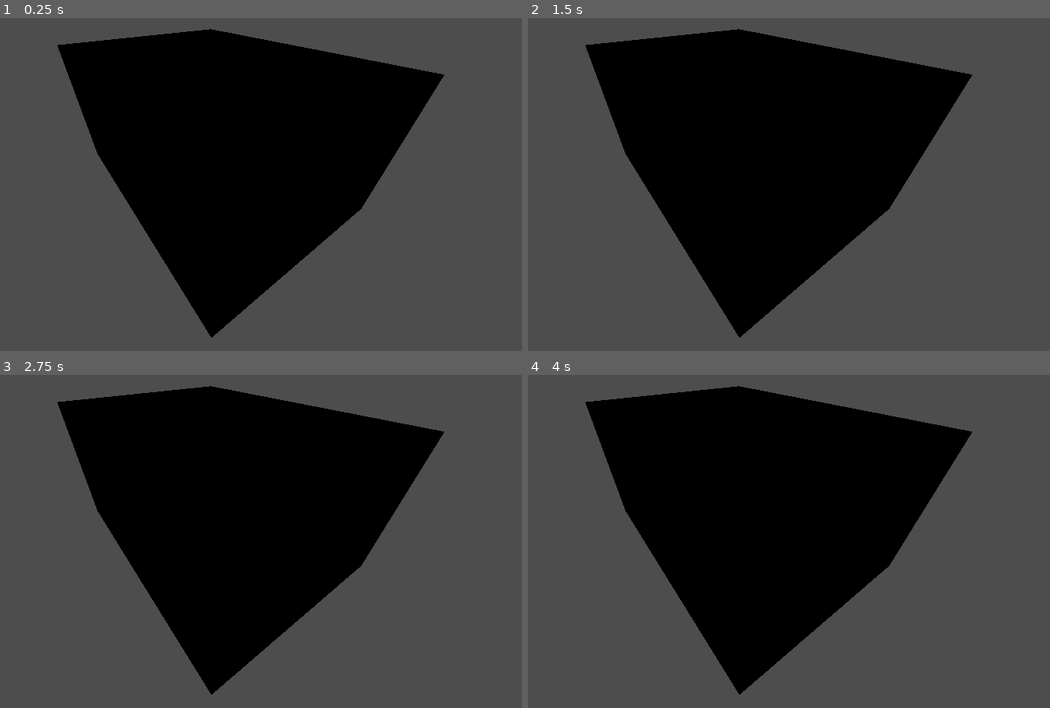
Above: before the commit, frames 1-4 (two rows, left to right).
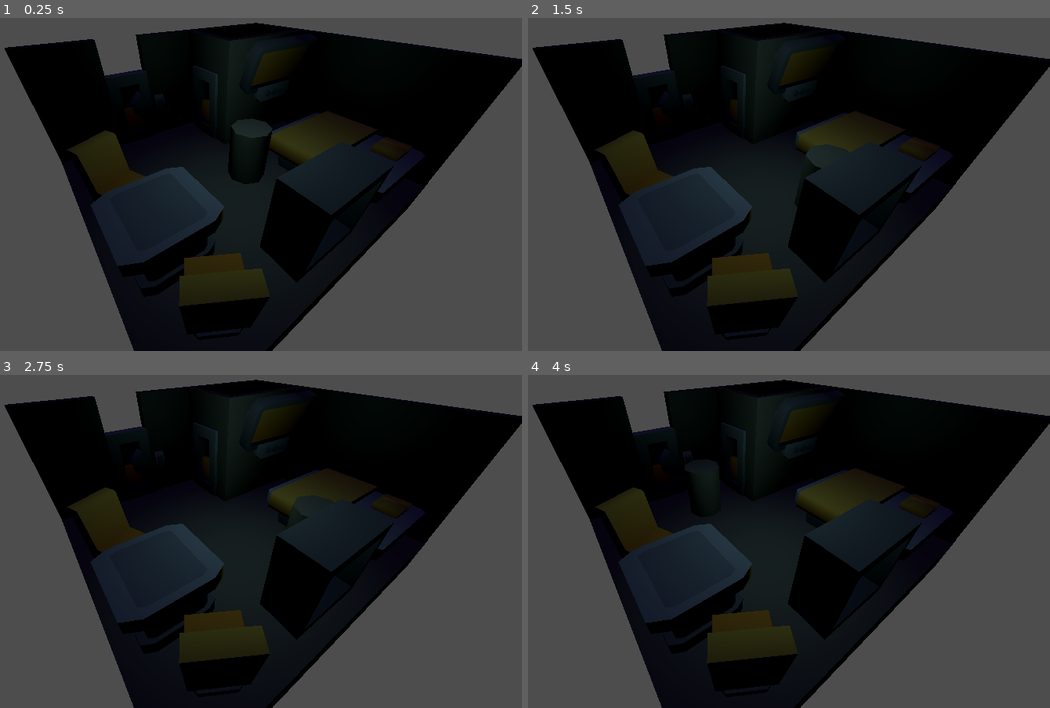
Above: after the commit, the same moments.

Repository: mr-universe-guy/CatCoder
Game: Godot game, scene res://scenes/Apartment.tscn
Same seed, same stepped clock (60 frames per second), same inputs: the game is played once before the commit and once after it. Before the commit the project has no main scene; this scene is started directly in both runs.
Inputs:
- Up to frame 1 (0.25 s): no input
- Up to frame 2 (1.5 s): tap Enter at 0.5 s; hold D (move_right, bound only after the commit) 0.53-1.28 s; tap Space at 1.25 s; hold S (move_back, bound only after the commit) from 1.28 s (still down)
- Up to frame 3 (2.75 s): release S (move_back, bound only after the commit) at 2.03 s; hold D (move_right, bound only after the commit) from 2.03 s (still down)
- Up to frame 4 (4 s): tap Enter at 2.75 s; release D (move_right, bound only after the commit) at 2.78 s; hold W (move_forward, bound only after the commit) 2.78-3.53 s; hold A (move_left, bound only after the commit) from 3.53 s (still down)

The runs differ from the first frame. In frame 1, 39% of the frame differs, in the area x 0-100%, y 1-100%; in frame 2, 39%; in frame 3, 39%; in frame 4, 39%.

Commit message:
Finished blocking in apartment scene Added camera-based character movement Updated kenney packages

Diff:
--- /dev/null
+++ b/assets/chair.tscn
@@ -0,0 +1,14 @@
+[gd_scene format=3 uid="uid://img3i1ufqoa1"]
+
+[ext_resource type="PackedScene" uid="uid://b3gwb03bisycc" path="res://assets/kenney/space_station/chair.glb" id="1_y5mtj"]
+
+[sub_resource type="BoxShape3D" id="BoxShape3D_36836"]
+size = Vector3(0.9013672, 1.6898193, 1)
+
+[node name="chair" unique_id=1727251046 instance=ExtResource("1_y5mtj")]
+
+[node name="body" type="StaticBody3D" parent="." index="0" unique_id=1806389470]
+
+[node name="shape" type="CollisionShape3D" parent="body" index="0" unique_id=1426014763]
+transform = Transform3D(1, 0, 0, 0, 1, 0, 0, 0, 1, -0.0043945313, 0.81903076, 0)
+shape = SubResource("BoxShape3D_36836")
--- /dev/null
+++ b/assets/door.tscn
@@ -0,0 +1,17 @@
+[gd_scene format=3 uid="uid://b0pfab5d6jfmy"]
+
+[ext_resource type="PackedScene" uid="uid://cnn83cqx5bhh5" path="res://assets/kenney/space_station/door-single-closed.glb" id="1_7g2qk"]
+
+[sub_resource type="BoxShape3D" id="BoxShape3D_jpx4l"]
+size = Vector3(1.1585693, 2.586914, 0.28082275)
+
+[node name="door" type="Node3D" unique_id=1688423834]
+transform = Transform3D(-4.371139e-08, 0, 1, 0, 1, 0, -1, 0, -4.371139e-08, 0, 0, 0)
+
+[node name="door-exterior" parent="." unique_id=1797586549 instance=ExtResource("1_7g2qk")]
+
+[node name="StaticBody3D" type="StaticBody3D" parent="." unique_id=175215099]
+
+[node name="CollisionShape3D" type="CollisionShape3D" parent="StaticBody3D" unique_id=939364880]
+transform = Transform3D(1, 0, 0, 0, 1, 0, 0, 0, 1, -0.014953613, 0.79345703, 0.0010681152)
+shape = SubResource("BoxShape3D_jpx4l")
--- /dev/null
+++ b/assets/wall_switch.tscn
@@ -0,0 +1,12 @@
+[gd_scene format=3 uid="uid://7ui0gtt3sefe"]
+
+[ext_resource type="PackedScene" uid="uid://bumb8mavl0b65" path="res://assets/kenney/space_station/wall-switch.glb" id="1_mkgmv"]
+
+[sub_resource type="BoxMesh" id="BoxMesh_mkgmv"]
+size = Vector3(0.15, 0.3, 0.2)
+
+[node name="wall-switch2" unique_id=337373988 instance=ExtResource("1_mkgmv")]
+
+[node name="MeshInstance3D" type="MeshInstance3D" parent="." index="1" unique_id=974426860]
+transform = Transform3D(1, 0, 0, 0, 1, 0, 0, 0, 1, 0, 0.30438924, 0)
+mesh = SubResource("BoxMesh_mkgmv")
--- a/mobs/neoetta.gd
+++ b/mobs/neoetta.gd
@@ -1,20 +1,21 @@
 extends CharacterBody3D
 
 
-const SPEED = 5.0
-const JUMP_VELOCITY = 4.5
+const SPEED := 5.0
+const JUMP_VELOCITY := 4.5
 
 
 func _physics_process(delta: float) -> void:
 	#get the active camera
-	var cam = get_viewport().get_camera_3d()
+	var cam: Camera3D = get_viewport().get_camera_3d()
 	#get camera facing
-	var cam_fwd = cam.global_transform.basis.z
-	var cam_right = cam.global_transform.basis.x
-	var fwd = cam_fwd.normalized()
+	var cam_fwd := cam.global_transform.basis.z
+	var cam_right := cam.global_transform.basis.x
+	var fwd := cam_fwd.normalized()
+	var right := cam_right.normalized()
 	#user input
 	var input_dir := Input.get_vector("move_left", "move_right", "move_forward", "move_back")
-	var direction := (transform.basis * Vector3(input_dir.x, 0, input_dir.y)).normalized()
+	var direction := (fwd * input_dir.y) + (right * input_dir.x)
 	if direction:
 		velocity.x = direction.x * SPEED
 		velocity.z = direction.z * SPEED
--- a/mobs/neoetta.tscn
+++ b/mobs/neoetta.tscn
@@ -3,13 +3,16 @@
 [ext_resource type="Script" uid="uid://b1ktbbb7owuma" path="res://mobs/neoetta.gd" id="1_hyw2a"]
 
 [sub_resource type="CapsuleShape3D" id="CapsuleShape3D_pfxeq"]
+radius = 0.4
+height = 1.4
 
 [node name="Neoetta" type="CharacterBody3D" unique_id=619864078]
 script = ExtResource("1_hyw2a")
 
 [node name="CollisionShape3D" type="CollisionShape3D" parent="." unique_id=509073303]
-transform = Transform3D(1, 0, 0, 0, 1, 0, 0, 0, 1, 0, 1, 0)
+transform = Transform3D(1, 0, 0, 0, 1, 0, 0, 0, 1, 0, 0.7, 0)
 shape = SubResource("CapsuleShape3D_pfxeq")
 
 [node name="CSGCylinder3D" type="CSGCylinder3D" parent="." unique_id=818511290]
-transform = Transform3D(1, 0, 0, 0, 1, 0, 0, 0, 1, 0, 1, 0)
+transform = Transform3D(1, 0, 0, 0, 1, 0, 0, 0, 1, 0, 0.7, 0)
+height = 1.4
--- a/project.godot
+++ b/project.godot
@@ -11,8 +11,17 @@
 [application]
 
 config/name="CatCoder"
+run/main_scene="uid://b2t5ucovmif1x"
 config/features=PackedStringArray("4.6", "Mobile")
 config/icon="res://icon.svg"
+
+[debug]
+
+gdscript/warnings/untyped_declaration=2
+gdscript/warnings/unsafe_property_access=2
+gdscript/warnings/unsafe_method_access=2
+gdscript/warnings/unsafe_cast=1
+gdscript/warnings/unsafe_call_argument=2
 
 [dotnet]
 
@@ -22,24 +31,35 @@
 
 move_forward={
 "deadzone": 0.2,
-"events": []
+"events": [Object(InputEventKey,"resource_local_to_scene":false,"resource_name":"","device":-1,"window_id":0,"alt_pressed":false,"shift_pressed":false,"ctrl_pressed":false,"meta_pressed":false,"pressed":false,"keycode":0,"physical_keycode":87,"key_label":0,"unicode":119,"location":0,"echo":false,"script":null)
+]
 }
 move_back={
 "deadzone": 0.2,
-"events": []
+"events": [Object(InputEventKey,"resource_local_to_scene":false,"resource_name":"","device":-1,"window_id":0,"alt_pressed":false,"shift_pressed":false,"ctrl_pressed":false,"meta_pressed":false,"pressed":false,"keycode":0,"physical_keycode":83,"key_label":0,"unicode":115,"location":0,"echo":false,"script":null)
+]
 }
 move_left={
 "deadzone": 0.2,
-"events": []
+"events": [Object(InputEventKey,"resource_local_to_scene":false,"resource_name":"","device":-1,"window_id":0,"alt_pressed":false,"shift_pressed":false,"ctrl_pressed":false,"meta_pressed":false,"pressed":false,"keycode":0,"physical_keycode":65,"key_label":0,"unicode":97,"location":0,"echo":false,"script":null)
+]
 }
 move_right={
 "deadzone": 0.2,
-"events": []
+"events": [Object(InputEventKey,"resource_local_to_scene":false,"resource_name":"","device":-1,"window_id":0,"alt_pressed":false,"shift_pressed":false,"ctrl_pressed":false,"meta_pressed":false,"pressed":false,"keycode":0,"physical_keycode":68,"key_label":0,"unicode":100,"location":0,"echo":false,"script":null)
+]
 }
 interact={
 "deadzone": 0.2,
-"events": []
+"events": [Object(InputEventKey,"resource_local_to_scene":false,"resource_name":"","device":-1,"window_id":0,"alt_pressed":false,"shift_pressed":false,"ctrl_pressed":false,"meta_pressed":false,"pressed":false,"keycode":0,"physical_keycode":70,"key_label":0,"unicode":102,"location":0,"echo":false,"script":null)
+]
 }
+
+[layer_names]
+
+3d_physics/layer_1="Environment"
+3d_physics/layer_2="Player"
+3d_physics/layer_3="Interact"
 
 [physics]
 
--- a/scenes/Apartment.tscn
+++ b/scenes/Apartment.tscn
@@ -1,18 +1,147 @@
 [gd_scene format=3 uid="uid://b2t5ucovmif1x"]
 
-[ext_resource type="PackedScene" uid="uid://d1t5pldkkuk46" path="res://scenes/facility/Apartment_01.gltf" id="1_pfxeq"]
 [ext_resource type="PackedScene" uid="uid://btk7uhu55a7ki" path="res://mobs/neoetta.tscn" id="2_44656"]
+[ext_resource type="PackedScene" uid="uid://magurtcl7el6" path="res://assets/kenney/space_station/bed-double-cover.glb" id="3_y6bmb"]
+[ext_resource type="PackedScene" uid="uid://biphqyw81yfw8" path="res://assets/kenney/space_station/bed-double.glb" id="4_c34uo"]
+[ext_resource type="PackedScene" uid="uid://7ui0gtt3sefe" path="res://assets/wall_switch.tscn" id="4_y6bmb"]
+[ext_resource type="PackedScene" uid="uid://b0pfab5d6jfmy" path="res://assets/door.tscn" id="5_y6bmb"]
+[ext_resource type="PackedScene" uid="uid://qmy2g2dmli0d" path="res://assets/kenney/space_station/door-single-half.glb" id="6_2mva0"]
+[ext_resource type="PackedScene" uid="uid://wrai7r6u5j40" path="res://assets/kenney/space_station/wall-window-shutters.glb" id="10_7lhm0"]
+[ext_resource type="PackedScene" uid="uid://img3i1ufqoa1" path="res://assets/chair.tscn" id="10_y6bmb"]
+[ext_resource type="PackedScene" uid="uid://dlrnd7xkgh6st" path="res://assets/kenney/space_station/table.glb" id="12_jpx4l"]
+[ext_resource type="PackedScene" uid="uid://k6pvxs8fpuky" path="res://assets/kenney/space_station/computer-wide.glb" id="12_kb4dp"]
+
+[sub_resource type="BoxShape3D" id="BoxShape3D_kb4dp"]
+size = Vector3(2.3843994, 1.4067383, 2.9660645)
+
+[sub_resource type="BoxShape3D" id="BoxShape3D_7lhm0"]
+size = Vector3(1.786377, 2.3046265, 0.8897095)
+
+[sub_resource type="BoxShape3D" id="BoxShape3D_y6bmb"]
+size = Vector3(3.2367249, 1.2175293, 1.7728119)
 
 [node name="Node3D" type="Node3D" unique_id=1460746340]
-
-[node name="blockbench_export" parent="." unique_id=1273682764 instance=ExtResource("1_pfxeq")]
-transform = Transform3D(1, 0, 0, 0, 1, 0, 0, 0, 1, 0.018727303, 0, 0.51877975)
 
 [node name="Camera_Pos" type="Node3D" parent="." unique_id=246444251]
 transform = Transform3D(0.672948, 0, 0.7396898, 0, 1, 0, -0.7396898, 0, 0.672948, 3.8861122, 4.0307555, 2.5683343)
 
 [node name="Camera3D" type="Camera3D" parent="Camera_Pos" unique_id=1205814323]
-transform = Transform3D(0.9937718, -0.0706796, 0.08615093, -7.450581e-09, 0.77311015, 0.63427186, -0.11143422, -0.6303215, 0.768295, 0, 0, 0)
+transform = Transform3D(0.9937718, -0.070679575, 0.086150885, -7.450581e-09, 0.77311015, 0.63427186, -0.11143419, -0.6303216, 0.76829505, -1.0937135, 4.7683716e-07, 2.2162824)
 
 [node name="Neoetta" parent="." unique_id=619864078 instance=ExtResource("2_44656")]
-transform = Transform3D(1, 0, 0, 0, 1, 0, 0, 0, 1, 1, 0, 0)
+transform = Transform3D(1, 0, 0, 0, 1, 0, 0, 0, 1, 1.330987, 0, 1.0901651)
+
+[node name="Bed" type="Node3D" parent="." unique_id=1051334023]
+transform = Transform3D(-4.371139e-08, 0, -1, 0, 1, 0, 1, 0, -4.371139e-08, 2.655399, 4.7683716e-07, -0.9127535)
+
+[node name="bed-double2" parent="Bed" unique_id=1663244026 instance=ExtResource("4_c34uo")]
+transform = Transform3D(0.80686176, 0, 0, 0, 1, 0, 0, 0, 1, 0, 0, 0)
+
+[node name="bed-double-cover2" parent="Bed/bed-double2" unique_id=1763087485 instance=ExtResource("3_y6bmb")]
+transform = Transform3D(0.9999998, 0, -1.0658141e-14, 0, 0.9999997, 0, -1.4210855e-14, 0, 0.9999997, -0.7196878, 0.59591323, 0.4597547)
+
+[node name="StaticBody3D" type="StaticBody3D" parent="Bed" unique_id=1776869001]
+
+[node name="CollisionShape3D" type="CollisionShape3D" parent="Bed/StaticBody3D" unique_id=549211127]
+transform = Transform3D(1, 0, 0, 0, 1, 0, 0, 0, 1, -0.005432248, 0.20336914, -0.008666992)
+shape = SubResource("BoxShape3D_kb4dp")
+
+[node name="door-switch" parent="." unique_id=337373988 instance=ExtResource("4_y6bmb")]
+transform = Transform3D(-4.371139e-08, 0, 1, 0, 1, 0, -1, 0, -4.371139e-08, -2.050492, 0.7746775, 1.8945361)
+
+[node name="door" parent="." unique_id=1688423834 instance=ExtResource("5_y6bmb")]
+transform = Transform3D(-4.371139e-08, 0, 1, 0, 1, 0, -1, 0, -4.371139e-08, -2.260734, 0, 2.745284)
+
+[node name="door-restroom" parent="." unique_id=1798753042 instance=ExtResource("6_2mva0")]
+transform = Transform3D(1, 0, 0, 0, 1, 0, 0, 0, 1, -1.2573248, 0, 0.5487056)
+
+[node name="floor" type="CSGBox3D" parent="." unique_id=1650174237]
+transform = Transform3D(1, 0, 0, 0, 1, 0, 0, 0, 1, 1, -0.5, 1.3425293)
+use_collision = true
+size = Vector3(7, 1, 7.6850586)
+
+[node name="wall_int_1" type="CSGBox3D" parent="." unique_id=1120919034]
+transform = Transform3D(1, 0, 0, 0, 1, 0, 0, 0, 1, -1.3077576, 2.547882, 0.49928784)
+use_collision = true
+size = Vector3(2, 0.90423584, 0.25)
+
+[node name="wall_int_8" type="CSGBox3D" parent="." unique_id=83926597]
+transform = Transform3D(1, 0, 0, 0, 1, 0, 0, 0, 1, -2.0885193, 1.0470495, 0.49928784)
+use_collision = true
+size = Vector3(0.43847656, 2.1132507, 0.25)
+
+[node name="wall_int_9" type="CSGBox3D" parent="." unique_id=1021870039]
+transform = Transform3D(1, 0, 0, 0, 1, 0, 0, 0, 1, -0.4103154, 1.0470495, 0.49928784)
+use_collision = true
+size = Vector3(0.43847656, 2.1132507, 0.25)
+
+[node name="wall_int_3" type="CSGBox3D" parent="." unique_id=1737895725]
+transform = Transform3D(-4.371139e-08, 0, 1, 0, 1, 0, -1, 0, -4.371139e-08, -2.3077576, 1.5, -0.16160387)
+use_collision = true
+size = Vector3(4.6474304, 3, 0.25)
+
+[node name="wall_int_5" type="CSGBox3D" parent="." unique_id=64560750]
+transform = Transform3D(-4.371139e-08, 0, 1, 0, 1, 0, -1, 0, -4.371139e-08, -2.3077576, 1.5, 4.25639)
+use_collision = true
+size = Vector3(1.8489075, 3, 0.25)
+
+[node name="wall_int_4" type="CSGBox3D" parent="." unique_id=1627589232]
+transform = Transform3D(-1, 0, -8.742278e-08, 0, 1, 0, 8.742278e-08, 0, -1, 1.0368559, 1.5, -2.4126408)
+use_collision = true
+size = Vector3(6.908142, 3, 0.25)
+
+[node name="wall_int_6" type="CSGBox3D" parent="." unique_id=1720243448]
+transform = Transform3D(-1, 0, -8.742278e-08, 0, 1, 0, 8.742278e-08, 0, -1, 1.0368559, 1.5, 5.0971327)
+visible = false
+use_collision = true
+size = Vector3(6.908142, 3, 0.25)
+
+[node name="wall_int_7" type="CSGBox3D" parent="." unique_id=891926306]
+transform = Transform3D(-4.371139e-08, 0, 1, 0, 1, 0, -1, 0, -4.371139e-08, 4.38242, 1.5, 1.397738)
+visible = false
+use_collision = true
+size = Vector3(7.54245, 3, 0.25)
+
+[node name="wall_int_2" type="CSGBox3D" parent="." unique_id=1732600501]
+transform = Transform3D(-4.371139e-08, 0, 1, 0, 1, 0, -1, 0, -4.371139e-08, -0.30775768, 1.5, -0.86744875)
+use_collision = true
+size = Vector3(3, 3, 0.25)
+
+[node name="Dresser" type="Node3D" parent="." unique_id=273372203]
+transform = Transform3D(-4.371139e-08, 0, -1, 0, 1, 0, 1, 0, -4.371139e-08, 3.692184, 0, 1.5864046)
+
+[node name="Dresser" parent="Dresser" unique_id=1032747432 instance=ExtResource("10_7lhm0")]
+transform = Transform3D(1, 0, 4.2632564e-14, 0, 1.4999999, 0, 0, 0, 2.9999998, 0, 0, 0)
+
+[node name="StaticBody3D" type="StaticBody3D" parent="Dresser" unique_id=1713202611]
+
+[node name="CollisionShape3D" type="CollisionShape3D" parent="Dresser/StaticBody3D" unique_id=989911591]
+transform = Transform3D(1, 0, 0, 0, 1, 0, 0, 0, 1, 0.0032958984, 0.65231323, -0.003326416)
+shape = SubResource("BoxShape3D_7lhm0")
+
+[node name="table" parent="." unique_id=712705795 instance=ExtResource("12_jpx4l")]
+transform = Transform3D(0.5, 0, 0, 0, 1, 0, 0, 0, 1, 2.1417074, 0, 4.0209045)
+
+[node name="StaticBody3D" type="StaticBody3D" parent="table" unique_id=1480849589]
+
+[node name="CollisionShape3D" type="CollisionShape3D" parent="table/StaticBody3D" unique_id=490002630]
+transform = Transform3D(1, 0, 0, 0, 1, 0, 0, 0, 1, -0.0042877197, 0.60339355, 0.0012283325)
+shape = SubResource("BoxShape3D_y6bmb")
+
+[node name="computer-wide2" parent="." unique_id=1265002201 instance=ExtResource("12_kb4dp")]
+transform = Transform3D(-1.1313341e-08, 0.9659258, 0.25881907, 4.222196e-08, 0.25881907, -0.9659258, -1, 0, -4.371139e-08, -0.7211158, 2, -0.91597277)
+
+[node name="DarkLight" type="DirectionalLight3D" parent="." unique_id=900027207]
+transform = Transform3D(1, 0, 0, 0, -4.371139e-08, 1, 0, -1, -4.371139e-08, 0, 5.9427853, 2.0440392)
+light_color = Color(0.071608335, 0.058499996, 0.13, 1)
+sky_mode = 1
+
+[node name="chair" parent="." unique_id=1727251046 instance=ExtResource("10_y6bmb")]
+transform = Transform3D(-0.50458795, 0, -0.8633603, 0, 1, 0, 0.8633603, 0, -0.50458795, 3.660362, 0, 3.9164605)
+
+[node name="chair2" parent="." unique_id=1576107095 instance=ExtResource("10_y6bmb")]
+transform = Transform3D(-0.39581797, 0, 0.918329, 0, 1, 0, -0.918329, 0, -0.39581797, 0.5628324, 0, 4.2809567)
+
+[node name="OmniLight3D" type="OmniLight3D" parent="." unique_id=1277807234]
+transform = Transform3D(1, 0, 0, 0, 1, 0, 0, 0, 1, 2, 3, 2)
+light_color = Color(0.3199525, 0.439519, 0.39368522, 1)
Not shown, added: assets/kenney/conveyor_kit/Textures/colormap.png.import
Not shown, added: assets/kenney/conveyor_kit/arrow-basic.glb.import
Not shown, added: assets/kenney/conveyor_kit/arrow.glb.import
Not shown, added: assets/kenney/conveyor_kit/box-large.glb.import
Not shown, added: assets/kenney/conveyor_kit/box-long.glb.import
Not shown, added: assets/kenney/conveyor_kit/box-small.glb.import
Not shown, added: assets/kenney/conveyor_kit/box-wide.glb.import
Not shown, added: assets/kenney/conveyor_kit/conveyor-bars-fence.glb.import
Not shown, added: assets/kenney/conveyor_kit/conveyor-bars-high.glb.import
Not shown, added: assets/kenney/conveyor_kit/conveyor-bars-sides.glb.import
Not shown, added: assets/kenney/conveyor_kit/conveyor-bars-stripe-fence.glb.import
Not shown, added: assets/kenney/conveyor_kit/conveyor-bars-stripe-high.glb.import
(and 622 more such lines)
